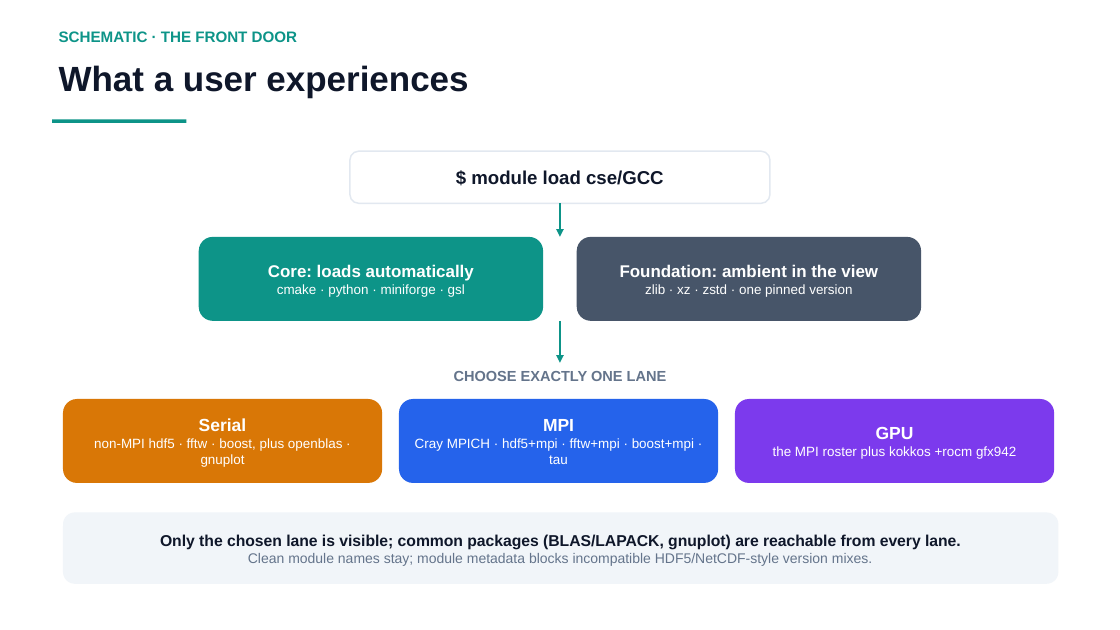
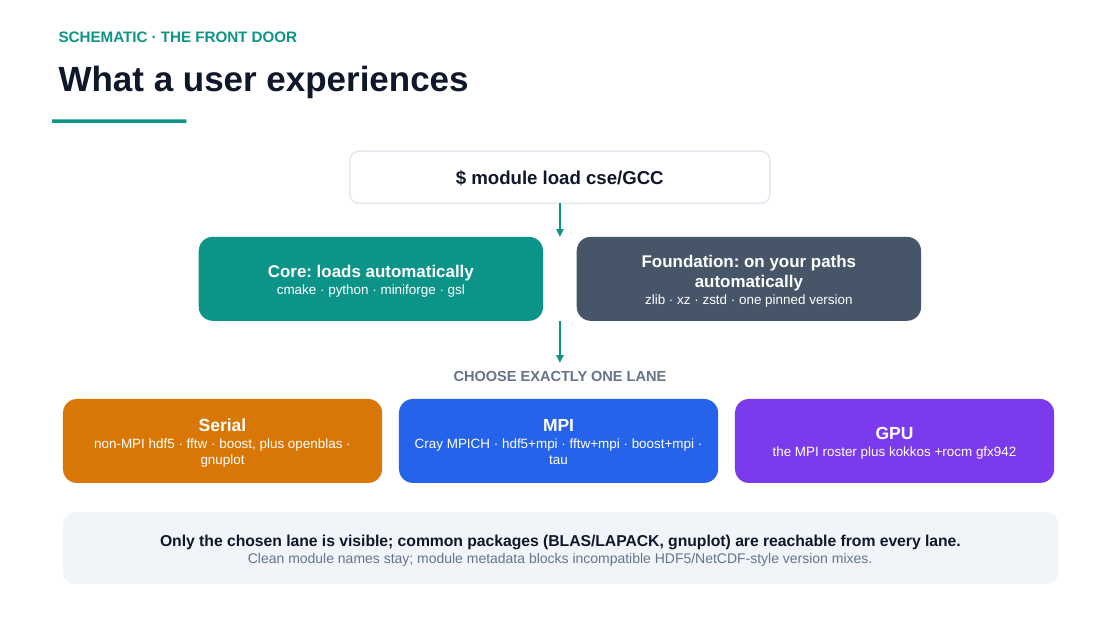
Before and after one commit to ray12514/stack-planning, a slide deck: slide 5 of presentations/cse_lanes_model.pptx. Drawn at 1120x630 pixels with LibreOffice and Linux fonts; fonts in the diff are those of the drawing. Boxes give left, top, right and bottom in pixels: in the first picture for what was removed or moved away, otherwise in the second. Text is boxed around its words. In the diff, an @@ line names an element or a change of style, - is before the commit and + after.

Commit message:
Say what Foundation does in plain words
"Ambient in the view" is insider shorthand. The SOP now says what
actually happens: loading the compiler surface puts the view's bin,
include, and lib directories on the search paths, so foundation
libraries are found automatically at compile and run time, with no
module to load. Deck bands and boxes updated to "on your paths
automatically, nothing to load".

```diff
--- a/presentations/cse_lanes_model.pptx
+++ b/presentations/cse_lanes_model.pptx
@@ text in rounded rectangle at [642,254,856,291]: text changed @@
-Foundation: ambient in the view
+Foundation: on your paths automatically
```
Also in this commit, not shown: 3 other slides changed, 2 other files.
